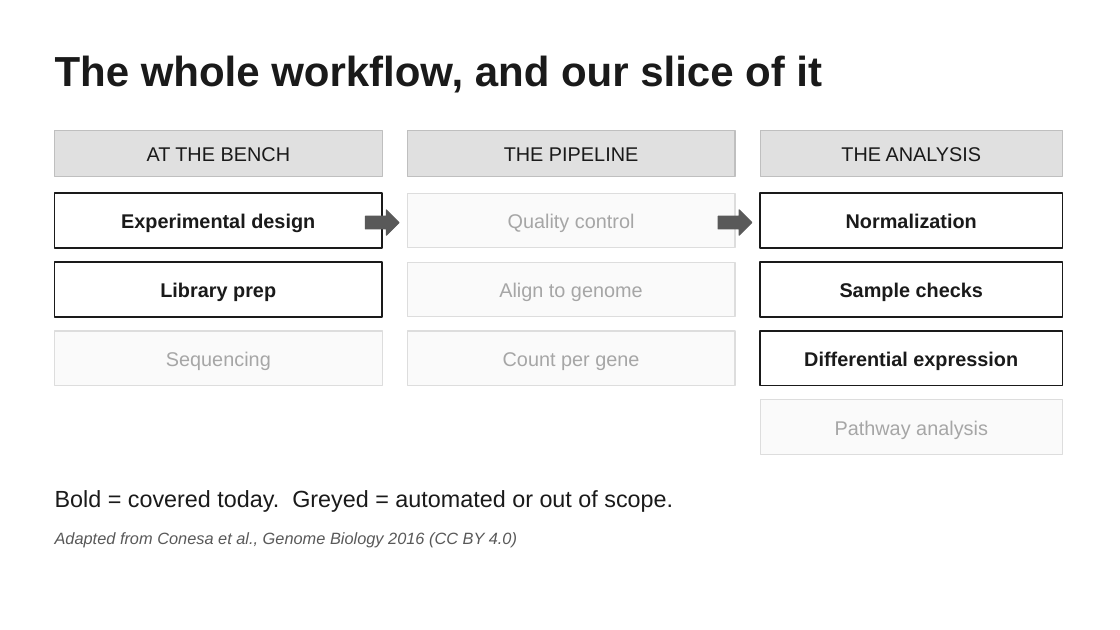
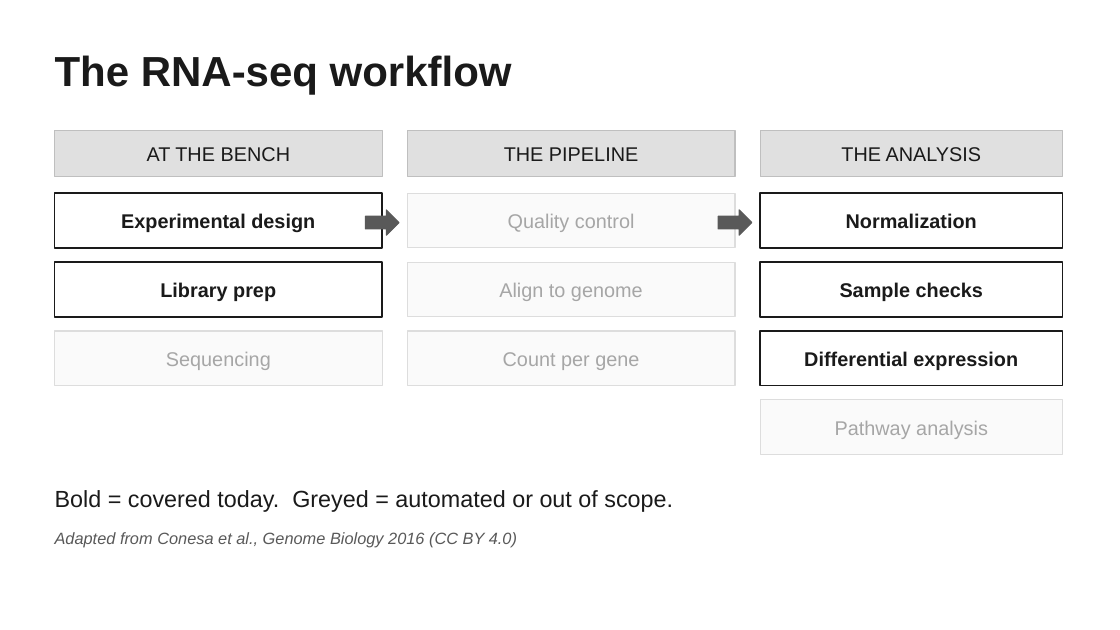
Before and after one commit to savannahmwesigwa/bulk-rnaseq-course, a slide deck: slide 6 of slides/bulk_rnaseq_tutorial.pptx. Drawn at 1120x630 pixels with LibreOffice and Linux fonts; fonts in the diff are those of the drawing. Boxes give left, top, right and bottom in pixels: in the first picture for what was removed or moved away, otherwise in the second. Text is boxed around its words. In the diff, an @@ line names an element or a change of style, - is before the commit and + after.

```diff
--- a/slides/bulk_rnaseq_tutorial.pptx
+++ b/slides/bulk_rnaseq_tutorial.pptx
@@ text at [55, 55, 512, 94]: text changed @@
-The whole workflow, and our slice of it
+The RNA-seq workflow
```
Also in this commit, not shown: 15 other slides changed, 3 other files.
